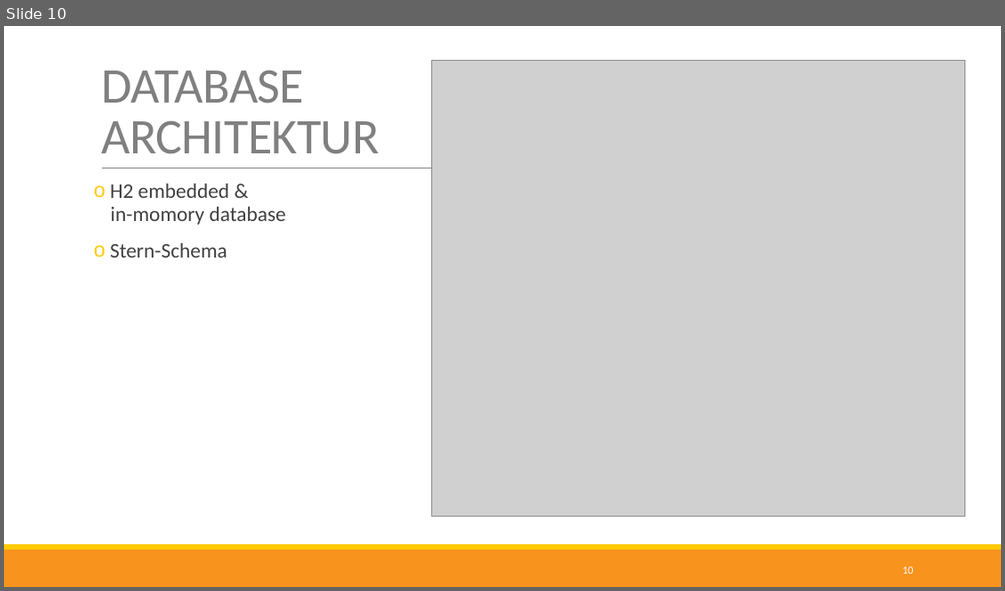
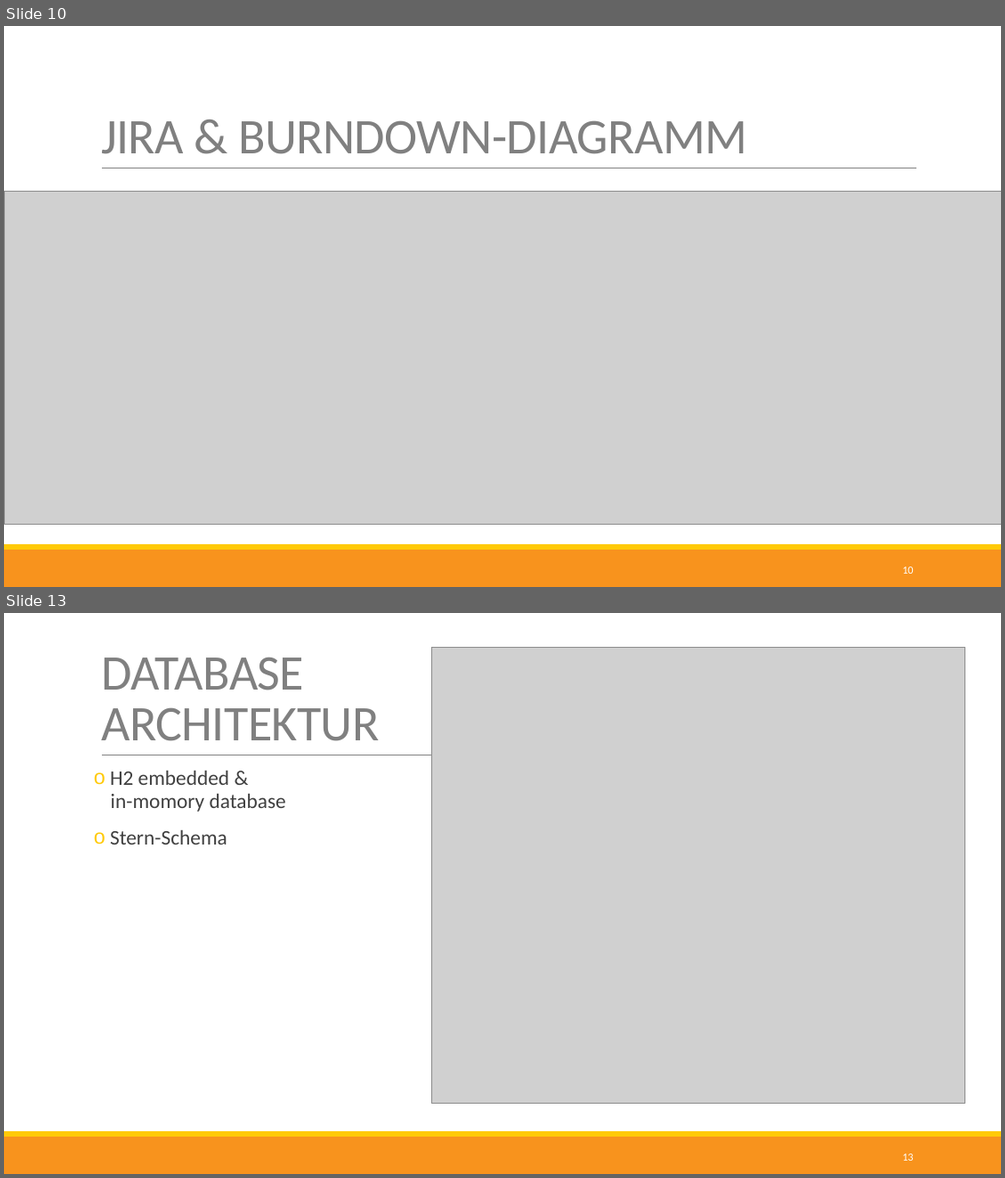
Before and after one commit to nappydevelopment/Nappy-the-ingenious-docs, a slide deck: Midterm-PPP.pptx. Shown one above the other, each under a label of ours: slide 10 before the commit, slides 10 and 13 after it; the slides between them are not shown. The pictures are 1005x591 and 1005x1178 pixels, drawn with LibreOffice and Linux fonts; fonts in the diff are those of the drawing; grey boxes stand for pictures. Boxes give left, top, right and bottom in pixels: in the first picture for what was removed or moved away, otherwise in the second. Text is boxed around its words. In the diff, an @@ line names an element or a change of style, - is before the commit and + after.

```diff
--- a/Midterm-PPP.pptx
+++ b/Midterm-PPP.pptx
@@ slide 10 added at bbox=[4, 26, 1001, 587], background #FFFFFF; not listed: 3 template elements that a slide beside it also shows @@
@@ title added at bbox=[101, 120, 747, 154], 48 pt, text #808080 @@
+JIRA & BURNDOWN-DIAGRAMM
@@ picture added at bbox=[4, 191, 1001, 524] @@
@@ page number added at bbox=[902, 566, 913, 573], 10.5 pt, text #FFFFFF @@
+10
@@ what was slide 10 is now slide 13 @@
@@ page number at bbox=[902, 1153, 913, 1160]: text changed @@
-10
+13
```
Also in this commit, not shown: 4 slides changed, 2 other slides added, 4 other files.
